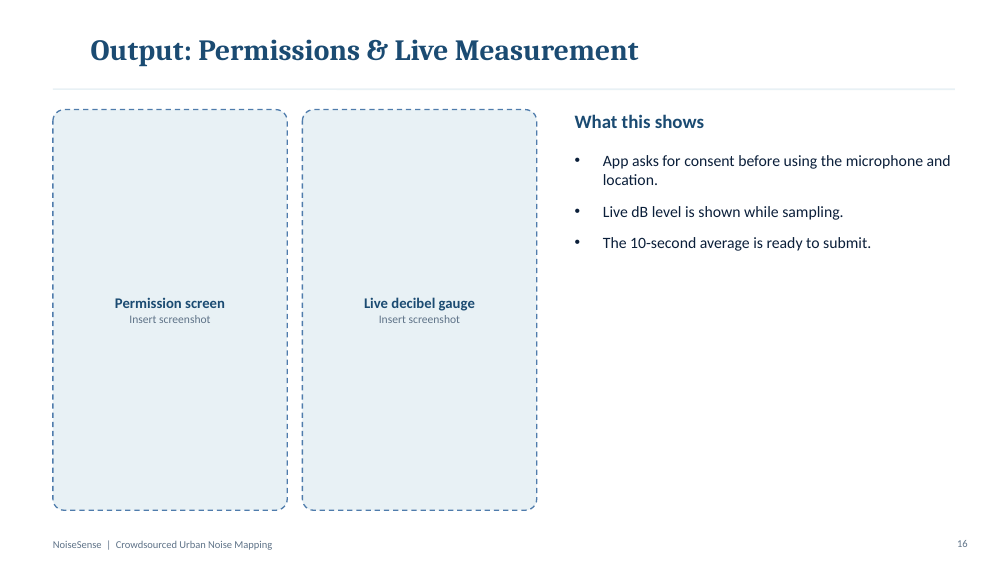
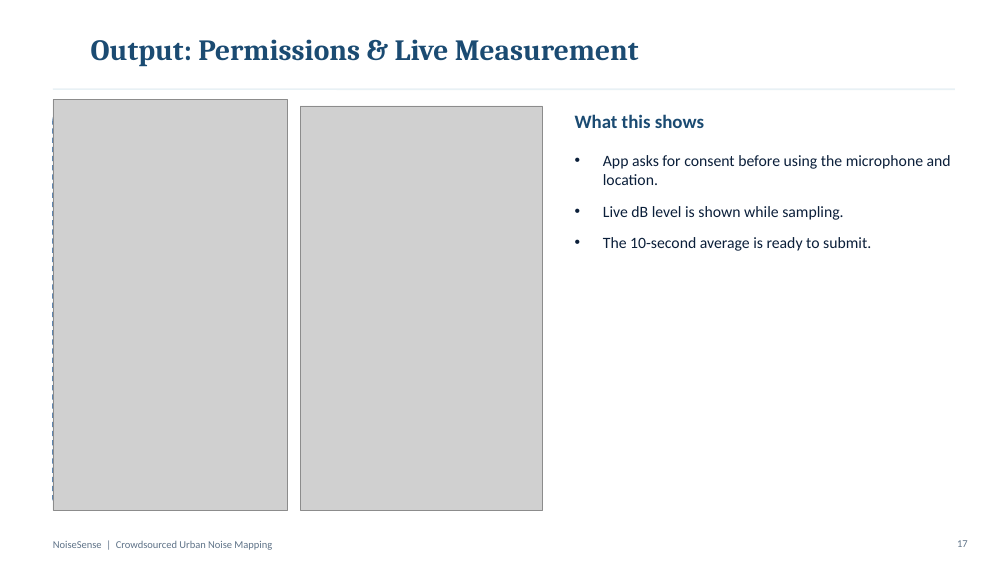
Before and after one commit to pramithm/NoiseSence---Mobile-Computing, a slide deck: slide 17 of NoiseSense_Presentation.pptx (slide 16 before the commit). Drawn at 1008x567 pixels with LibreOffice and Linux fonts; fonts in the diff are those of the drawing; grey boxes stand for pictures; background and template pictures are left out. Boxes give left, top, right and bottom in pixels: in the first picture for what was removed or moved away, otherwise in the second. Text is boxed around its words. In the diff, an @@ line names an element or a change of style, - is before the commit and + after.

```diff
--- a/NoiseSense_Presentation.pptx
+++ b/NoiseSense_Presentation.pptx
@@ picture added at <box>53,100,287,510</box> @@
@@ picture added at <box>300,106,542,510</box> @@
@@ page number at <box>957,540,968,547</box>: text changed @@
-16
+17
```
Also in this commit, not shown: 4 other slides changed, 2 slides added, 2 other files.
